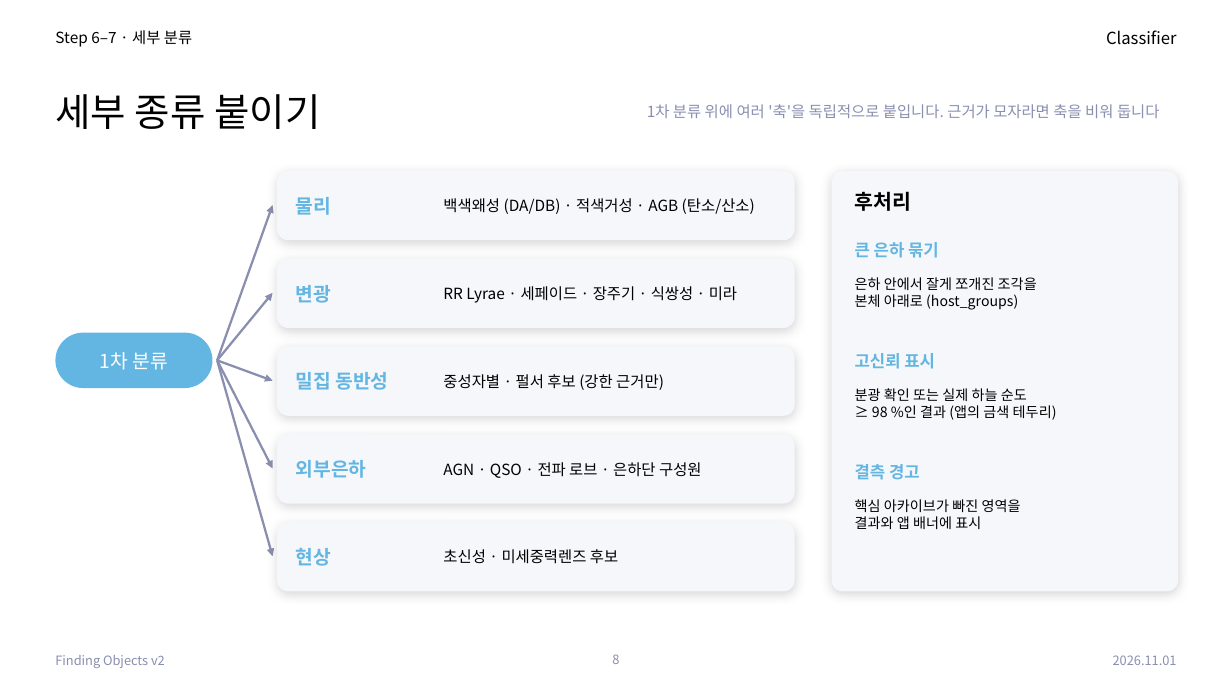
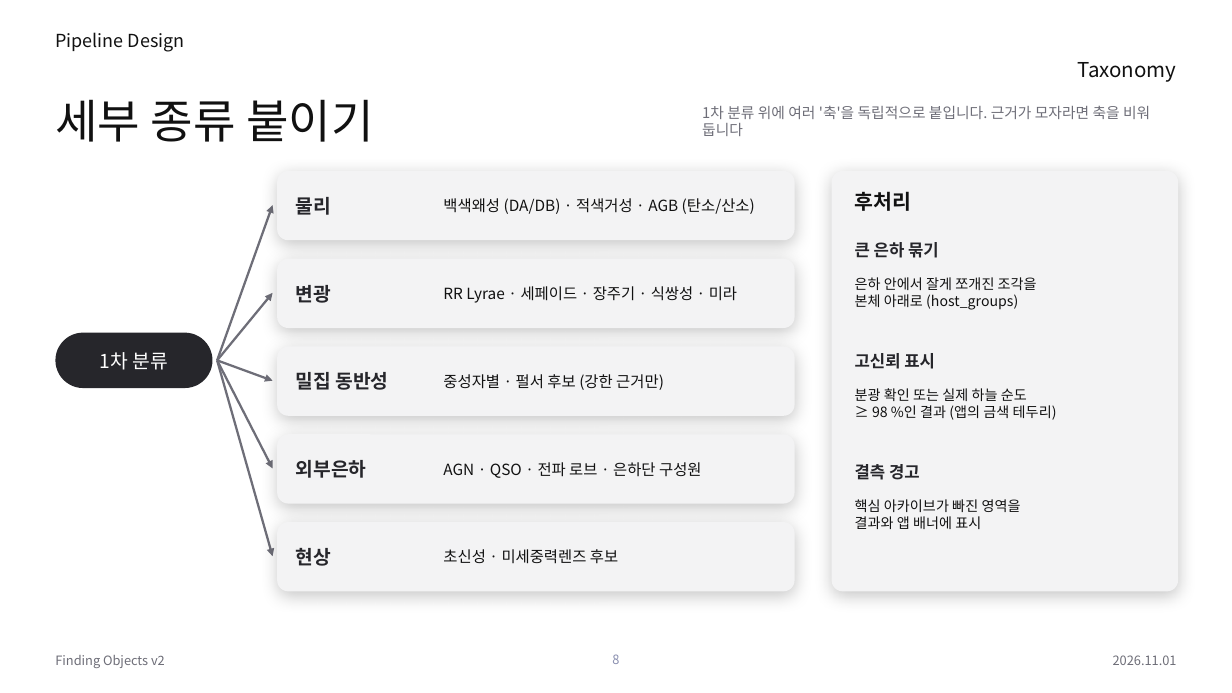
Before and after one commit to Pinchpeach/Finding_objects, a slide deck: slide 8 of v2/document/PIPELINE_STACK_v2.44.0.pptx. Drawn at 1232x693 pixels with LibreOffice and Linux fonts; fonts in the diff are those of the drawing. Boxes give left, top, right and bottom in pixels: in the first picture for what was removed or moved away, otherwise in the second. Text is boxed around its words. In the diff, an @@ line names an element or a change of style, - is before the commit and + after.

```diff
--- a/v2/document/PIPELINE_STACK_v2.44.0.pptx
+++ b/v2/document/PIPELINE_STACK_v2.44.0.pptx
@@ text at <box>55,32,185,52</box>: text changed; size 12 to 14 pt; text colour #000000 to #111111 @@
-Step 6–7 · 세부 분류
+Pipeline Design
@@ title "세부 종류 붙이기" at <box>55,99,374,142</box>: size 30 to 36 pt, text colour #000000 to #111111 @@
@@ text at <box>1078,62,1177,82</box>: text changed; size 13 to 16 pt; text colour #000000 to #111111 @@
-Classifier
+Taxonomy
@@ text "1차 분류 위에 여러 '축'을 ...": place and size @@
-text "1차 분류 위에 여러 '축'을 ..." at <box>647,104,1159,118</box>
+text "1차 분류 위에 여러 '축'을 ..." at <box>702,106,1150,136</box>
@@ text "1차 분류 위에 여러 '축'을 ..." at <box>702,106,1150,136</box>: size 12 to 11.5 pt, text colour #8A8FB0 to #6E6E78; vertical alignment middle to top @@
@@ fill #F6F7FA to #F3F3F4; shadow changed in 6 elements at <box>277,171,795,240</box>, <box>277,259,795,328</box>, <box>277,347,795,416</box>, <box>277,434,795,504</box>, <box>277,522,795,592</box>, <box>832,171,1178,592</box> @@
@@ arrow (217, 360) - (273, 205): stroke #8A8FB0 1.75 pt to #6E6E78 1.75 pt @@
@@ arrow (217, 360) - (273, 293): stroke #8A8FB0 1.75 pt to #6E6E78 1.75 pt @@
@@ rounded rectangle at <box>55,333,213,388</box>: fill #63B6E2 to #26262B @@
@@ arrow (217, 360) - (273, 381): stroke #8A8FB0 1.75 pt to #6E6E78 1.75 pt @@
@@ arrow (217, 360) - (273, 469): stroke #8A8FB0 1.75 pt to #6E6E78 1.75 pt @@
@@ arrow (217, 360) - (273, 556): stroke #8A8FB0 1.75 pt to #6E6E78 1.75 pt @@
@@ text colour #63B6E2 to #26262B in 8 elements at <box>296,197,331,215</box>, <box>296,285,331,303</box>, <box>296,372,388,390</box>, <box>296,460,367,478</box>, <box>296,548,331,566</box>, <box>855,242,939,258</box>, <box>855,353,935,369</box>, <box>855,464,920,480</box> @@
@@ text colour #000000 to #111111 in 9 elements at <box>443,198,755,214</box>, <box>443,286,737,303</box>, <box>443,374,664,390</box>, <box>443,462,701,478</box>, <box>443,549,618,564</box>, <box>855,191,912,211</box>, <box>855,277,1037,310</box>, <box>855,388,1057,420</box>, <box>855,499,1021,529</box> @@
@@ text "Finding Objects v2" at <box>55,655,165,668</box>: text colour #8A8FB0 to #6E6E78 @@
@@ text "2026.11.01" at <box>1113,655,1177,665</box>: text colour #8A8FB0 to #6E6E78 @@
```
Also in this commit, not shown: 11 other slides changed, 1 other file.
